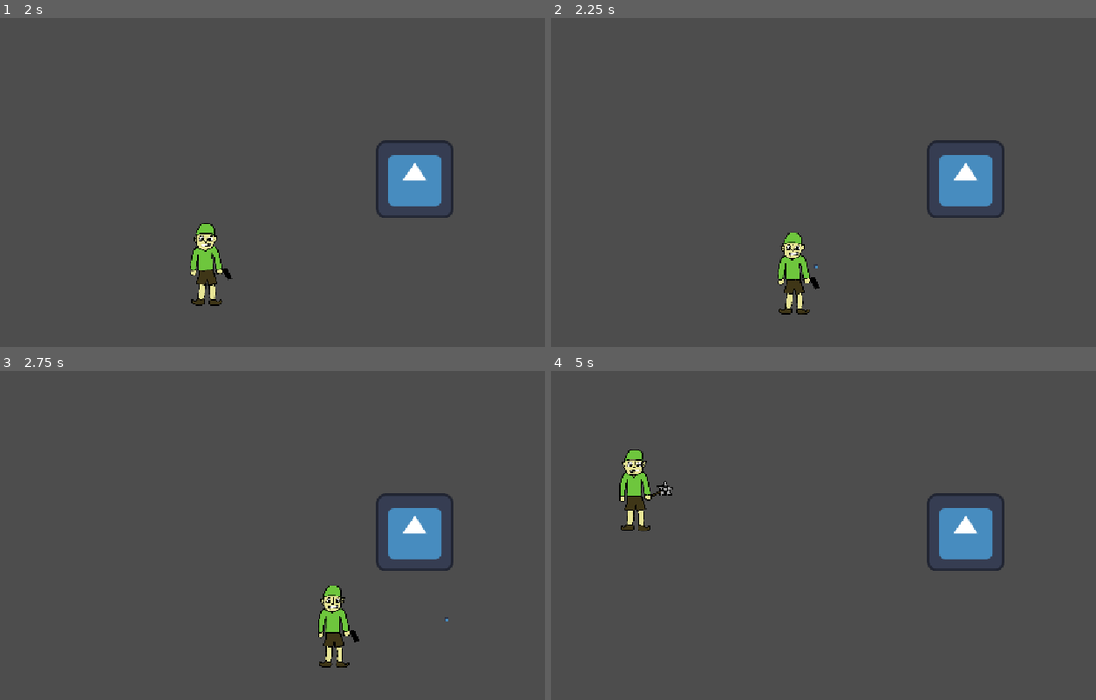
Above: before the commit, frames 1-4 (two rows, left to right).
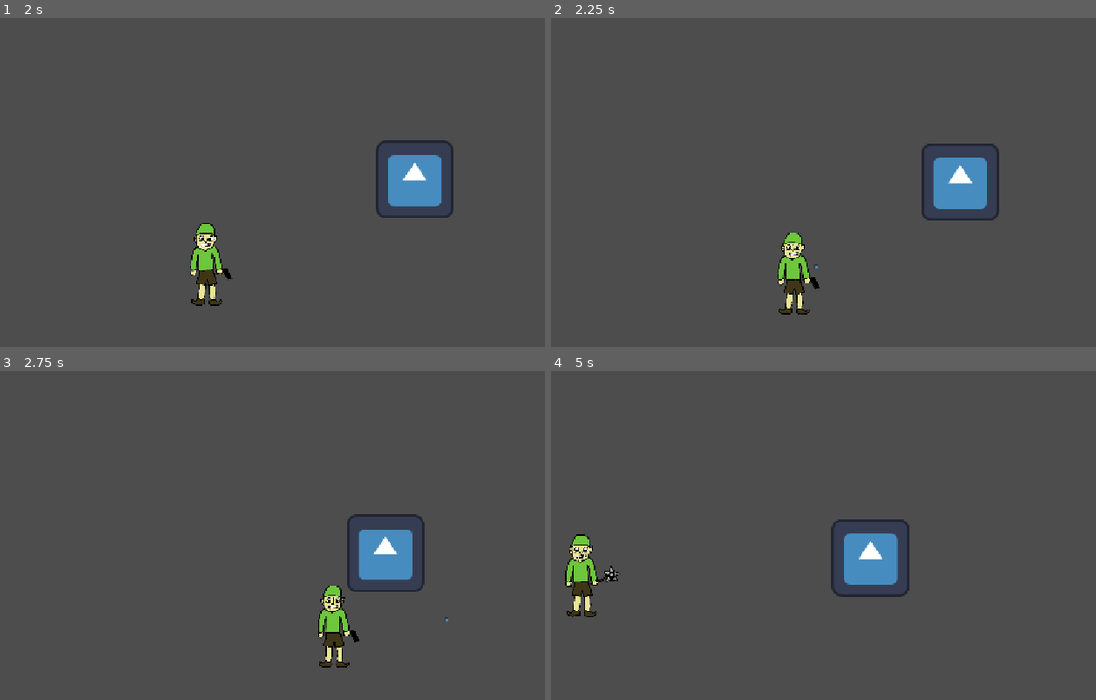
Above: after the commit, the same moments.

Repository: aradaynt/ZeldaRogueLite
Game: Godot game, scene res://scenes/main.tscn
Two runs of this game, one before a commit and one after it. Both use one fixed random seed, a clock stepped at 60 frames per second and the inputs below. The engine's default icon, where the game draws it, is replaced by a stand-in: a white triangle on a blue panel in a dark square.
Inputs:
- Up to frame 1 (2 s): tap Enter (ui_accept) at 0.5, 0.77, 1.52 s; hold Right (ui_right) 0.53-1.28 s; tap E (attack) at 0.6, 1.35 s; hold Down (ui_down) from 1.28 s (still down)
- Up to frame 2 (2.25 s): release Down (ui_down) at 2.03 s; hold Right (ui_right) from 2.03 s (still down); tap E (attack) at 2.1 s
- Up to frame 3 (2.75 s): keep holding Right (ui_right)
- Up to frame 4 (5 s): release Right (ui_right) at 2.78 s; hold Up (ui_up) 2.78-3.53 s; tap E (attack) at 2.85, 3.6, 4.35 s; tap Enter (ui_accept) at 3.02, 3.77, 4.52 s; hold Left (ui_left) from 3.53 s (still down); tap R (reload) at 4.15 s

Frame 1 is identical in both runs. In frame 2, 1.4% of the frame differs, in the area x 68-84%, y 37-62%; in frame 3, 2.9%; in frame 4, 6.2%, in the area x 2-84%, y 23-75%.

Commit message:
Implemented enemy detection, movement, and knockback

Diff:
--- a/project.godot
+++ b/project.godot
@@ -18,6 +18,11 @@
 [display]
 
 window/stretch/mode="canvas_items"
+
+[global_group]
+
+player=""
+enemy=""
 
 [input]
 
--- a/scenes/enemy.tscn
+++ b/scenes/enemy.tscn
@@ -1,17 +1,39 @@
-[gd_scene load_steps=4 format=3 uid="uid://cn03hd448xs5d"]
+[gd_scene load_steps=6 format=3 uid="uid://cn03hd448xs5d"]
 
 [ext_resource type="Texture2D" uid="uid://3ju7pqe71rsc" path="res://icon.svg" id="1_3gvst"]
 [ext_resource type="Script" uid="uid://c8yuw6uawkgds" path="res://scripts/enemy.gd" id="1_55jtl"]
 
-[sub_resource type="RectangleShape2D" id="RectangleShape2D_mpr68"]
-size = Vector2(120, 121)
+[sub_resource type="CapsuleShape2D" id="CapsuleShape2D_md0e3"]
+radius = 67.0
+height = 147.0
 
-[node name="Enemy" type="CharacterBody2D"]
+[sub_resource type="CircleShape2D" id="CircleShape2D_md0e3"]
+radius = 310.00967
+
+[sub_resource type="CapsuleShape2D" id="CapsuleShape2D_4ra3w"]
+radius = 74.0
+height = 160.0
+
+[node name="Enemy" type="CharacterBody2D" groups=["enemy"]]
 script = ExtResource("1_55jtl")
 
-[node name="Sprite2D" type="Sprite2D" parent="."]
+[node name="Sprite2D" type="Sprite2D" parent="." groups=["enemy"]]
 texture = ExtResource("1_3gvst")
 
 [node name="CollisionShape2D" type="CollisionShape2D" parent="."]
 position = Vector2(0, -0.5)
-shape = SubResource("RectangleShape2D_mpr68")
+shape = SubResource("CapsuleShape2D_md0e3")
+
+[node name="DetectionZone" type="Area2D" parent="."]
+
+[node name="CollisionShape2D" type="CollisionShape2D" parent="DetectionZone"]
+shape = SubResource("CircleShape2D_md0e3")
+
+[node name="HurtBox" type="Area2D" parent="."]
+
+[node name="CollisionShape2D" type="CollisionShape2D" parent="HurtBox"]
+shape = SubResource("CapsuleShape2D_4ra3w")
+
+[connection signal="body_entered" from="DetectionZone" to="." method="_on_detection_zone_body_entered"]
+[connection signal="body_exited" from="DetectionZone" to="." method="_on_detection_zone_body_exited"]
+[connection signal="body_entered" from="HurtBox" to="." method="_on_hurt_box_body_entered"]
--- a/scenes/main.tscn
+++ b/scenes/main.tscn
@@ -5,7 +5,7 @@
 
 [node name="Main" type="Node2D"]
 
-[node name="Player" parent="." instance=ExtResource("1_o5qli")]
+[node name="Player" parent="." groups=["enemy", "player"] instance=ExtResource("1_o5qli")]
 
 [node name="Enemy" parent="." groups=["enemy"] instance=ExtResource("2_0wfyh")]
 position = Vector2(885, 301)
--- a/scenes/player.tscn
+++ b/scenes/player.tscn
@@ -15,7 +15,7 @@
 
 [node name="Root" type="Node2D"]
 
-[node name="Player" type="CharacterBody2D" parent="."]
+[node name="Player" type="CharacterBody2D" parent="." groups=["player"]]
 position = Vector2(326, 260)
 script = ExtResource("1_g2els")
 
--- a/scripts/bullet.gd
+++ b/scripts/bullet.gd
@@ -11,5 +11,5 @@
 
 func _on_body_entered(body: Node2D) -> void:
 	if body.is_in_group("enemy"):
-		body.take_damage(damage)
+		body.take_damage(damage, global_position)
 		queue_free()
--- a/scripts/enemy.gd
+++ b/scripts/enemy.gd
@@ -1,11 +1,51 @@
 extends CharacterBody2D
 
 var hp = 3.0
+var speed = 100.0
+var player = null
 
-func take_damage(amount):
+var knockback = Vector2.ZERO
+var is_stunned = false
+
+func _physics_process(delta):
+	if is_stunned:
+		velocity = knockback
+		knockback = knockback.move_toward(Vector2.ZERO, 2000 * delta)
+	elif player != null:
+		var distance_to_player = global_position.distance_to(player.global_position)
+		if distance_to_player > 25.0:
+			var direction = (player.global_position - global_position).normalized()
+			velocity = direction * speed
+		else:
+			velocity = Vector2.ZERO
+	else:
+		velocity = Vector2.ZERO
+	move_and_slide()
+
+func take_damage(amount, source_position):
 	hp -=amount
 	print("Enemy took ", amount, " damage. HP left: ", hp)
+	var knockback_direction = (global_position - source_position).normalized()
+	knockback = knockback_direction * 600
+	is_stunned = true
+	if hp <= 0:
+		print("Enemy defeated!")
+		queue_free()
+		return
+	await get_tree().create_timer(0.3).timeout
+	is_stunned = false
 
-	if hp <=0:
-		print("Enemy Defeated")
-		queue_free()
+
+func _on_detection_zone_body_entered(body: Node2D) -> void:
+	if body.is_in_group("player"):
+		player = body
+
+
+func _on_detection_zone_body_exited(body: Node2D) -> void:
+	if body.is_in_group("player"):
+		player = null
+
+
+func _on_hurt_box_body_entered(body: Node2D) -> void:
+	if body.is_in_group("player"):
+		body.take_damage(1.0, global_position)
--- a/scripts/player.gd
+++ b/scripts/player.gd
@@ -16,6 +16,12 @@
 
 var facing_direction = Vector2.DOWN
 
+var max_hp = 3.0
+var current_hp = max_hp
+var is_invincible = false
+
+var knockback = Vector2.ZERO
+
 var tex_unarmed = preload("res://assets/images/Untitled.png")
 var tex_sword = preload("res://assets/images/sword/lonkSword.png")
 var tex_mace = preload("res://assets/images/mace/lonkMace.png")
@@ -33,7 +39,7 @@
 	mace_collision.disabled = true
 
 
-func _physics_process(_delta) -> void:
+func _physics_process(delta) -> void:
 	var direction = Input.get_vector("ui_left", "ui_right", "ui_up", "ui_down")
 
 	if direction != Vector2.ZERO:
@@ -48,6 +54,9 @@
 		velocity = direction * current_speed
 	else:
 		velocity = velocity.move_toward(Vector2.ZERO,current_speed)
+
+	velocity += knockback
+	knockback = knockback.move_toward(Vector2.ZERO, 2000 * delta)
 
 	move_and_slide()
 
@@ -127,9 +136,28 @@
 
 func _on_sword_hitbox_body_entered(body: Node2D) -> void:
 	if body.is_in_group("enemy"):
-		body.take_damage(get_total_damage())
+		body.take_damage(get_total_damage(), global_position)
 
 
 func _on_mace_hitbox_body_entered(body: Node2D) -> void:
 	if body.is_in_group("enemy"):
-		body.take_damage(get_total_damage())
+		body.take_damage(get_total_damage(), global_position)
+
+func take_damage(amount, source_position):
+	if is_invincible:
+		return
+
+	current_hp -= amount
+	print("Lonk took Damage! HP left: ", current_hp)
+
+	var knockback_direction = (global_position - source_position).normalized()
+	knockback = knockback_direction * 800
+
+	if current_hp<= 0:
+		print("Game Over! Lonk Died.")
+
+	is_invincible = true
+	sprite.modulate = Color(1,0,0,0.5)
+	await get_tree().create_timer(1.0).timeout
+	sprite.modulate = Color(1,1,1,1)
+	is_invincible = false
